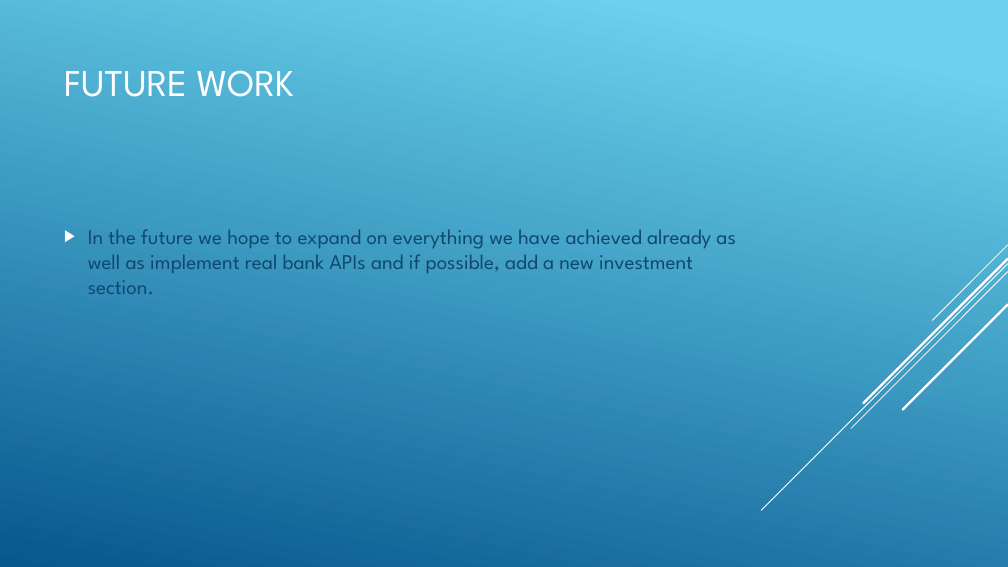
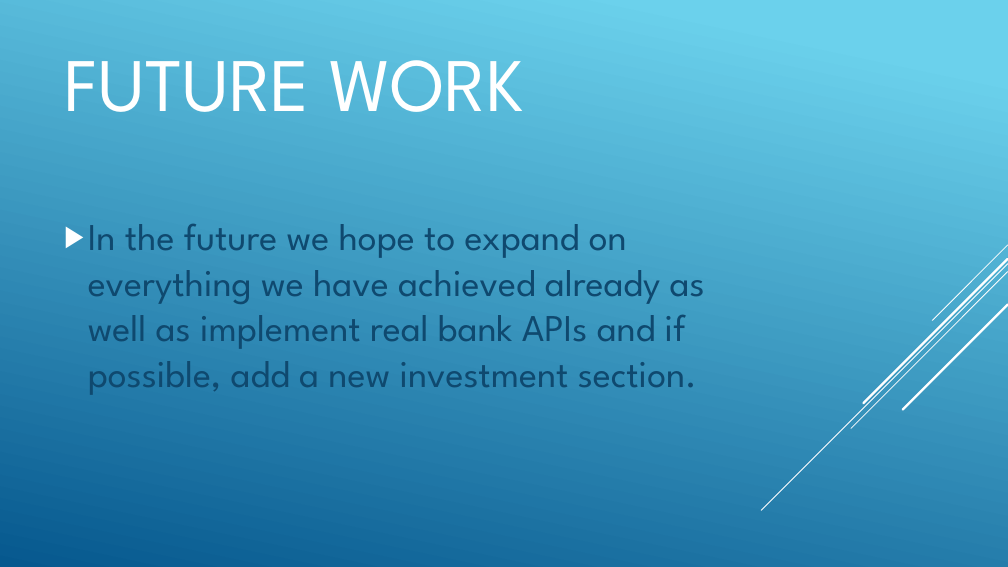
Before and after one commit to lucianfreeze/CSCI352-Project-Freeze-Whitson, a slide deck: slide 7 of 352 project presentation.pptx. Drawn at 1008x567 pixels with LibreOffice and Linux fonts; fonts in the diff are those of the drawing. Boxes give left, top, right and bottom in pixels: in the first picture for what was removed or moved away, otherwise in the second. Text is boxed around its words. In the diff, an @@ line names an element or a change of style, - is before the commit and + after.

```diff
--- a/352 project presentation.pptx
+++ b/352 project presentation.pptx
@@ title "FUTURE WORK" at (64, 60, 524, 112): size 36 to 72 pt @@
@@ text "In the future we hope ..." at (88, 224, 705, 395): size 20 to 36 pt; more space between paragraphs @@
```
Also in this commit, not shown: 6 other slides changed, 1 slide added, 1 slide removed, 14 other files.
